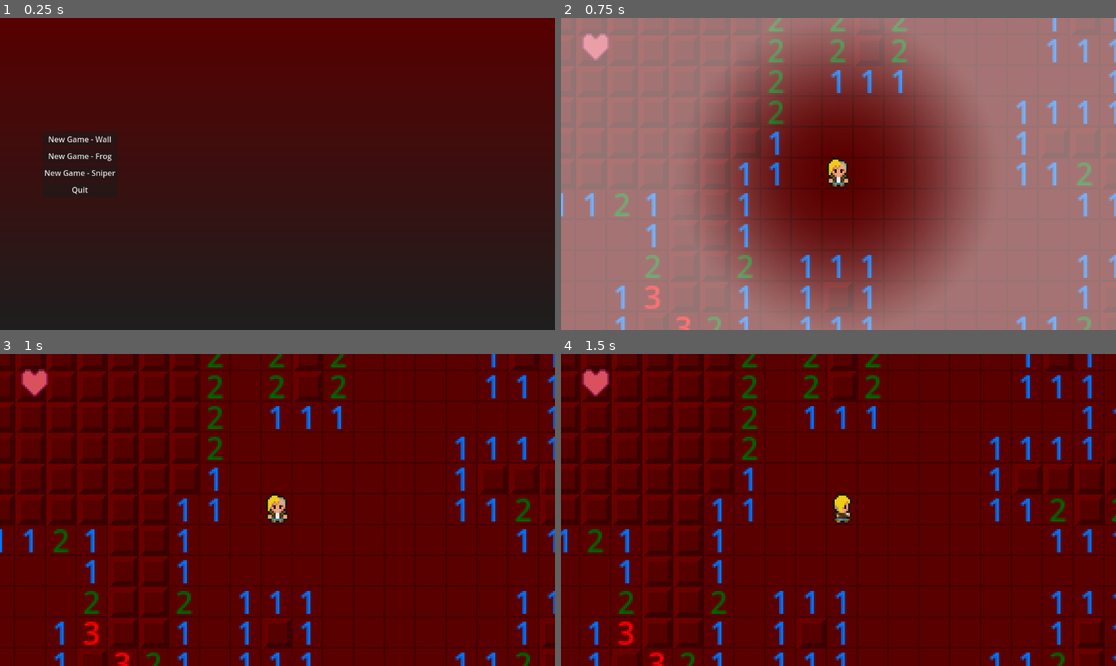
Above: before the commit, frames 1-4 (two rows, left to right).
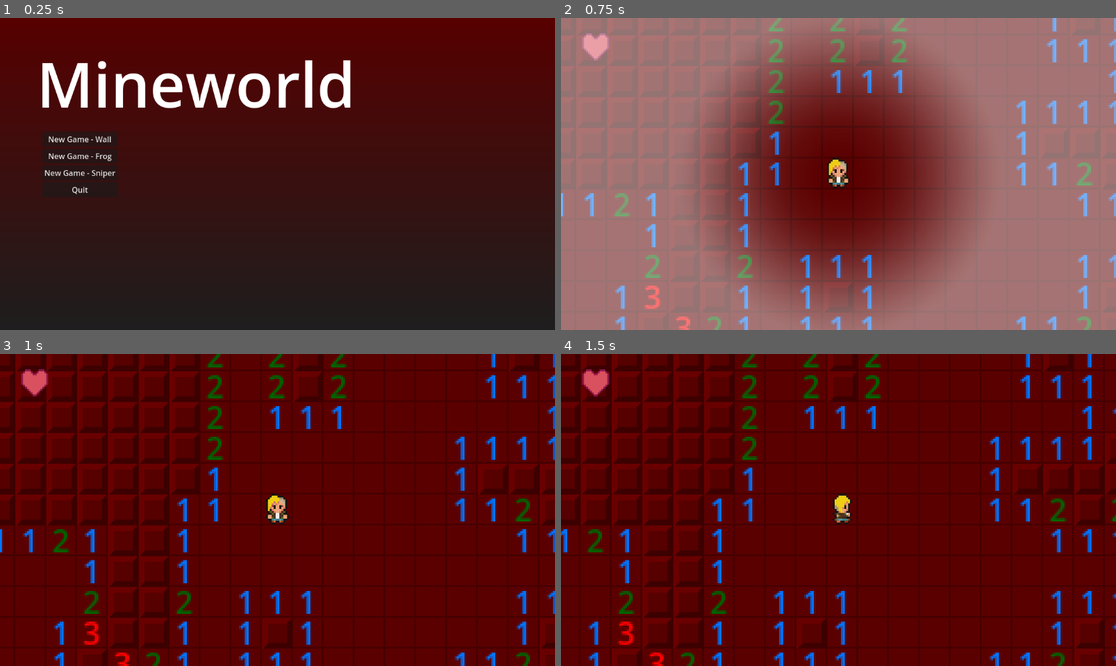
Above: after the commit, the same moments.

Repository: Randwarf/Mineworld
Game: Godot game, scene res://Level select.tscn
Same seed, same stepped clock (60 frames per second), same inputs: the game is played once before the commit and once after it.
Inputs (mouse positions are in pixels of both pictures, inside the frame that each line leads up to):
- Up to frame 1 (0.25 s): no input
- Up to frame 2 (0.75 s): click "New Game - Wall" at 0.5 s
- Up to frame 3 (1 s): no input
- Up to frame 4 (1.5 s): tap Enter at 1.25 s; move the mouse to (960, 494) at 1.27 s; hold Right (ui_right) from 1.28 s (still down); click (960, 494) at 1.42 s

The runs differ from the first frame. In frame 1, 3.3% of the frame differs, in the area x 7-64%, y 13-29%; in frame 2, nothing differs; in frame 3, nothing differs; in frame 4, nothing differs.

Commit message:
name in menu + back button

Diff:
--- a/GameOver.gd
+++ b/GameOver.gd
@@ -6,6 +6,7 @@
 # var b = "text"
 var active = true
 var background
+var grid
 
 # Called when the node enters the scene tree for the first time.
 func _ready():
@@ -23,3 +24,7 @@
 func updateText(text):
 	var label = get_node("Label")
 	label.text = text
+
+
+func _on_button_pressed():
+	grid.Back()
--- a/GameOver.tscn
+++ b/GameOver.tscn
@@ -1,29 +1,34 @@
-[gd_scene load_steps=3 format=3 uid="uid://b7wxn164dfybk"]
+[gd_scene load_steps=4 format=3 uid="uid://b7wxn164dfybk"]
 
 [ext_resource type="Theme" uid="uid://d16tiugja0oh7" path="res://Default_Font.tres" id="1"]
 [ext_resource type="Script" path="res://GameOver.gd" id="2"]
+[ext_resource type="PackedScene" uid="uid://bqb7bsct3gnia" path="res://button.tscn" id="2_ug047"]
 
 [node name="Node2D" type="Node2D"]
 visible = false
 script = ExtResource("2")
 
+[node name="ColorRect" type="ColorRect" parent="."]
+offset_right = 40.0
+offset_bottom = 40.0
+color = Color(0, 0, 0, 0)
+
+[node name="Button" parent="." instance=ExtResource("2_ug047")]
+offset_left = -14.0
+offset_top = 26.0
+offset_right = 89.0
+offset_bottom = 57.0
+scale = Vector2(0.36, 0.399999)
+text = "Back"
+
 [node name="Label" type="Label" parent="."]
 modulate = Color(1, 0, 0, 1)
 texture_filter = 1
-anchors_preset = 8
-anchor_left = 0.5
-anchor_top = 0.5
-anchor_right = 0.5
-anchor_bottom = 0.5
-offset_left = -45.5
-offset_top = -8.5
-offset_right = 45.5
-offset_bottom = 8.5
+offset_left = -46.0
+offset_right = 57.0
+offset_bottom = 22.0
 theme = ExtResource("1")
 text = "GAME OVER"
 horizontal_alignment = 1
 
-[node name="ColorRect" type="ColorRect" parent="."]
-offset_right = 40.0
-offset_bottom = 40.0
-color = Color(0, 0, 0, 0)
+[connection signal="pressed" from="Button" to="." method="_on_button_pressed"]
--- a/Level select.tscn
+++ b/Level select.tscn
@@ -9,6 +9,9 @@
 [sub_resource type="GradientTexture2D" id="GradientTexture2D_ql0jx"]
 gradient = SubResource("Gradient_numnc")
 fill_to = Vector2(0, 1)
+
+[sub_resource type="Theme" id="Theme_i8kx4"]
+default_font_size = 128
 
 [node name="Level select" type="Node2D"]
 position = Vector2(449, 222)
@@ -55,6 +58,14 @@
 text = "Quit
 "
 
+[node name="Label" type="Label" parent="."]
+offset_left = -373.0
+offset_top = -173.0
+offset_right = 290.0
+offset_bottom = 5.0
+theme = SubResource("Theme_i8kx4")
+text = "Mineworld"
+
 [connection signal="pressed" from="CenterContainer/VBoxContainer/Button" to="." method="_on_button_pressed"]
 [connection signal="pressed" from="CenterContainer/VBoxContainer/Button2" to="." method="_on_button_2_pressed"]
 [connection signal="pressed" from="CenterContainer/VBoxContainer/Button3" to="." method="_on_button_3_pressed"]
--- a/Player.tscn
+++ b/Player.tscn
@@ -167,7 +167,7 @@
 
 [node name="GameOver" parent="." instance=ExtResource("3")]
 z_index = 1000
-position = Vector2(8, 8)
+position = Vector2(3, -6)
 
 [node name="PlayerCol" type="Area2D" parent="."]
 
--- a/Scripts/GridController.gd
+++ b/Scripts/GridController.gd
@@ -13,6 +13,7 @@
 var rng = RandomNumberGenerator.new()
 var mapInstance
 var camera
+var menu
 
 var enableSniper = false
 
@@ -158,3 +159,6 @@
 
 func Victory():
 	Player.win()
+
+func Back():
+	menu.Back()
--- a/Scripts/Level select.gd
+++ b/Scripts/Level select.gd
@@ -31,6 +31,7 @@
 
 	add_child(grid)
 	grid.generate(Biomes, boss)
+	grid.menu = self
 
 	get_node("CenterContainer").visible=false
 
@@ -51,6 +52,10 @@
 	var Biomes = [ BiomeBackup[2], BiomeBackup[3] ]
 	generate(Biomes, "WOF")
 
+func _on_button_q_pressed():
+	get_tree().quit()
 
-func _on_button_q_pressed():
-	pass # Replace with function body.
+func Back():
+	get_node("CenterContainer").visible=true
+	grid.queue_free()
+	grid = preload("res://GridScene.tscn")
--- a/Scripts/PlayerControl.gd
+++ b/Scripts/PlayerControl.gd
@@ -29,6 +29,8 @@
 	animatedSprite.play()
 	truePos = Vector2(position.x, position.y)
 	timeInBiome = 0
+	var gameOver = get_node("GameOver")
+	gameOver.grid = self
 
 func _input(event): #fyi this triggers on every mouse movement, sooooooooo
 	if event is InputEventKey == false:
@@ -175,3 +177,6 @@
 func _on_player_col_area_entered(area):
 	if area.name == "BulletCol":
 		lowerLives(false)
+
+func Back():
+	grid.Back()
Not shown: 1 places in Level select.tscn that only renumber resources
